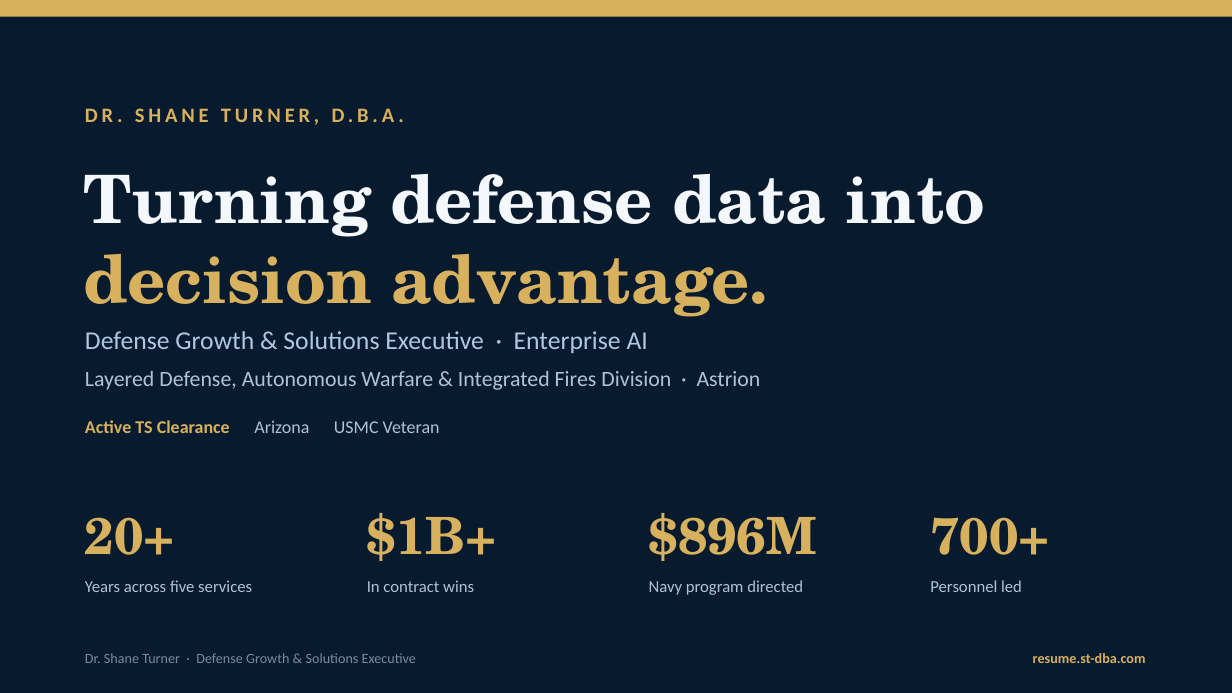
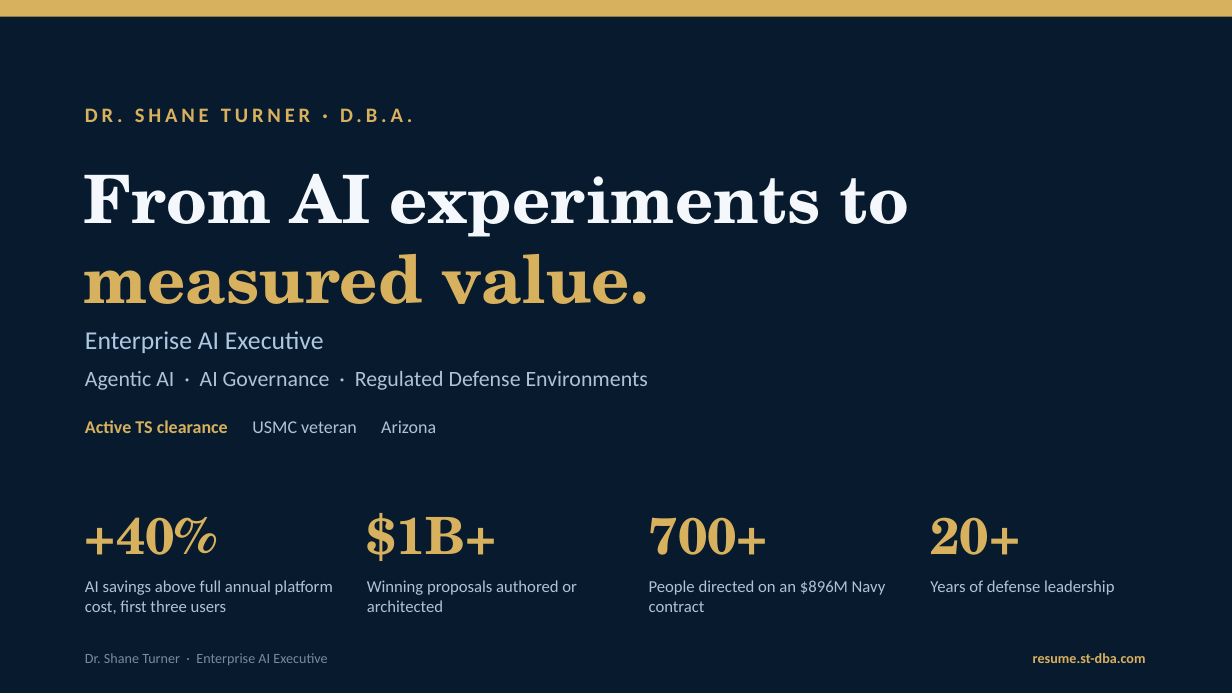
Before and after one commit to AzJester/resume, a slide deck: slide 1 of assets/Shane-Turner-Resume.pptx. Drawn at 1232x693 pixels with LibreOffice and Linux fonts; fonts in the diff are those of the drawing. Boxes give left, top, right and bottom in pixels: in the first picture for what was removed or moved away, otherwise in the second. Text is boxed around its words. In the diff, an @@ line names an element or a change of style, - is before the commit and + after.

Commit message:
Update share collateral to the Enterprise AI Executive positioning (#40)
Infographic SVGs and PNGs (dark, light, square, vertical) and the deck now carry the Enterprise AI Executive copy and the share card's look. PNGs are rendered from the SVGs with the repo's Fraunces and Inter fonts; the deck is edited in place with its existing layout and branding.

```diff
--- a/assets/Shane-Turner-Resume.pptx
+++ b/assets/Shane-Turner-Resume.pptx
@@ text at (85, 108, 412, 122): text changed @@
-DR. SHANE TURNER, D.B.A.
+DR. SHANE TURNER · D.B.A.
@@ text at (83, 174, 909, 304): text changed @@
-Turning defense data into decision advantage.
+From AI experiments to measured value.
@@ text at (85, 331, 324, 353): text changed @@
-Defense Growth & Solutions Executive · Enterprise AI
+Enterprise AI Executive
@@ text at (85, 371, 648, 390): text changed @@
-Layered Defense, Autonomous Warfare & Integrated Fires Division · Astrion
+Agentic AI · AI Governance · Regulated Defense Environments
@@ text at (85, 420, 436, 433): text changed @@
-Active TS Clearance Arizona USMC Veteran
+Active TS clearance USMC veteran Arizona
@@ text at (85, 517, 218, 555): text changed @@
-20+
++40%
@@ text at (649, 517, 768, 555): text changed @@
-$896M
+700+
@@ text at (930, 517, 1020, 555): text changed @@
-700+
+20+
@@ text at (85, 580, 333, 614): text changed @@
-Years across five services
+AI savings above full annual platform cost, first three users
@@ text at (367, 580, 577, 612): text changed @@
-In contract wins
+Winning proposals authored or architected
@@ text at (649, 580, 886, 612): text changed @@
-Navy program directed
+People directed on an $896M Navy contract
@@ text at (930, 580, 1114, 595): text changed @@
-Personnel led
+Years of defense leadership
@@ text at (85, 653, 327, 665): text changed @@
-Dr. Shane Turner · Defense Growth & Solutions Executive
+Dr. Shane Turner · Enterprise AI Executive
```
Also in this commit, not shown: 7 other slides changed, 1 slide added, 1 slide removed, 8 other files.
